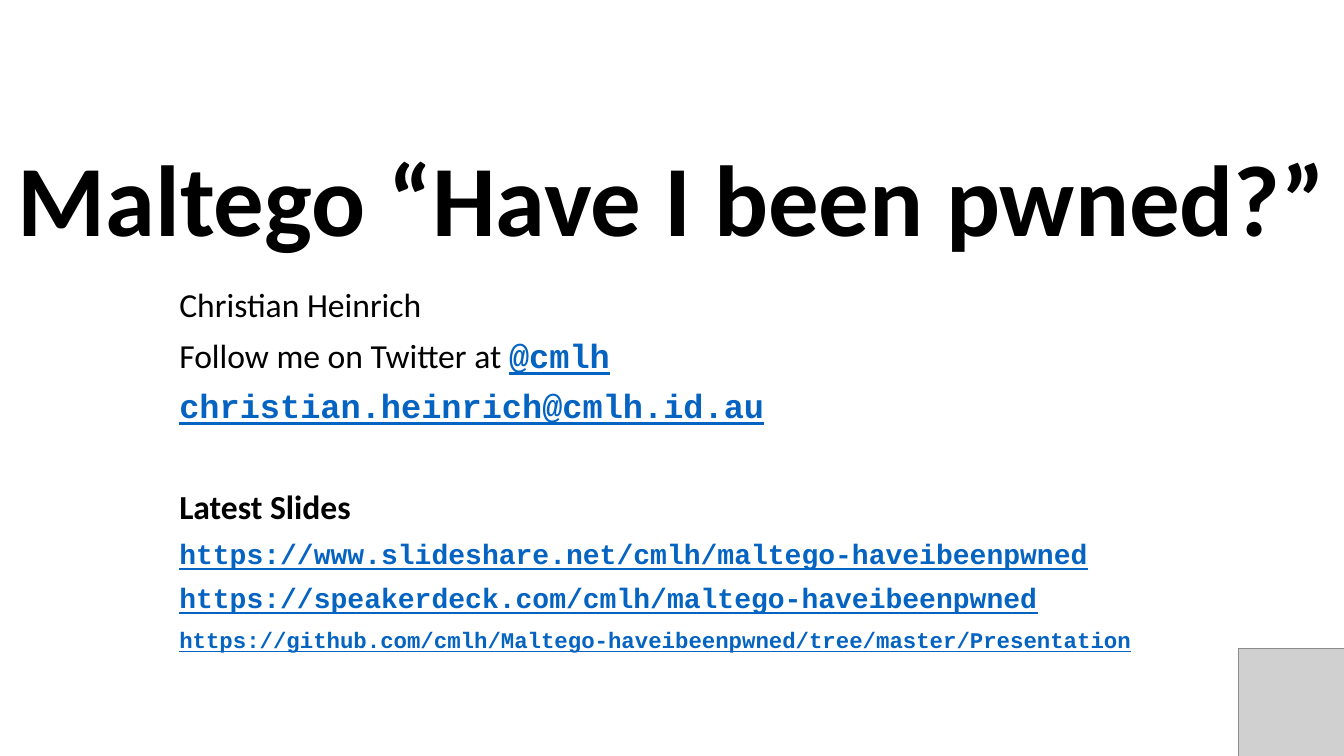
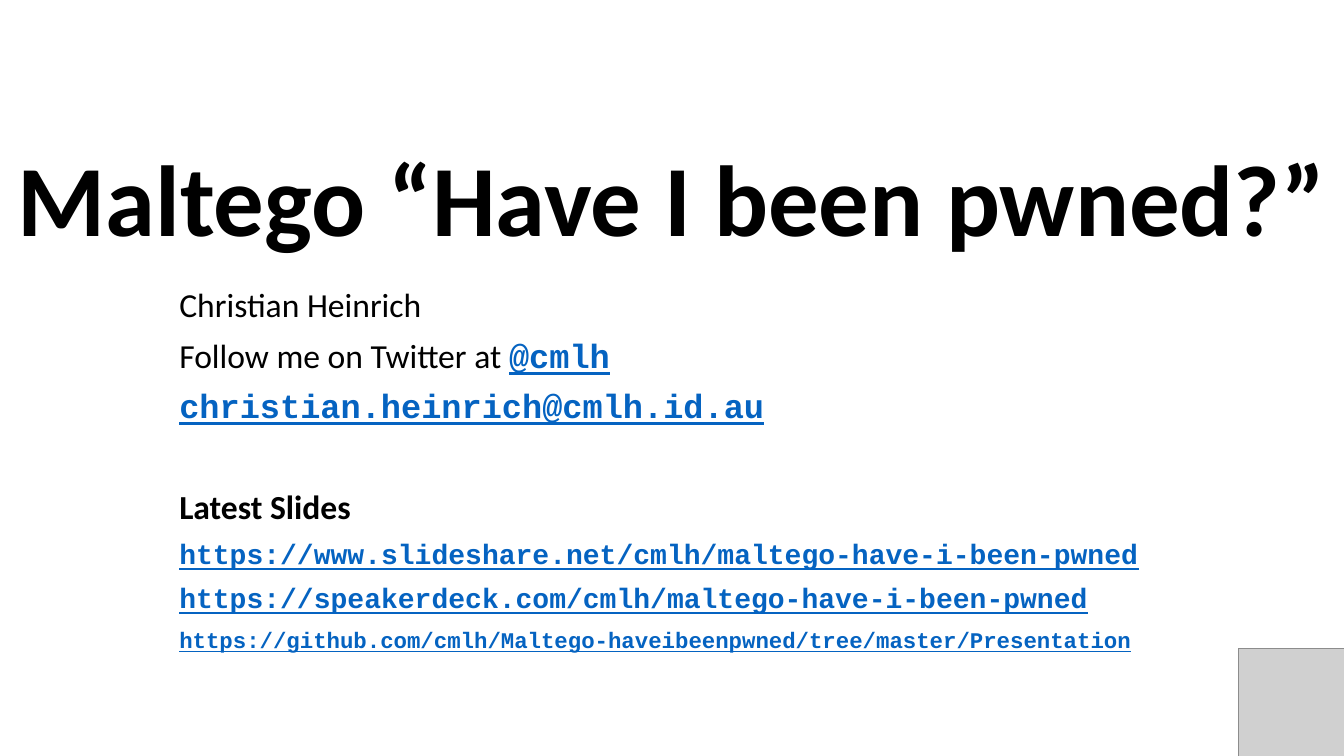
Before and after one commit to cmlh/Maltego-haveibeenpwned, a slide deck: slide 24 of Presentation/Maltego_haveibeenpwned-Presentation-Christian_Heinrich.pptx. Drawn at 1344x756 pixels with LibreOffice and Linux fonts; fonts in the diff are those of the drawing; grey boxes stand for pictures. Boxes give left, top, right and bottom in pixels: in the first picture for what was removed or moved away, otherwise in the second. Text is boxed around its words. In the diff, an @@ line names an element or a change of style, - is before the commit and + after.

```diff
--- a/Presentation/Maltego_haveibeenpwned-Presentation-Christian_Heinrich.pptx
+++ b/Presentation/Maltego_haveibeenpwned-Presentation-Christian_Heinrich.pptx
@@ subtitle at (179,544,1138,614): text changed @@
-https://www.slideshare.net/cmlh/maltego-haveibeenpwned
-https://speakerdeck.com/cmlh/maltego-haveibeenpwned
+https://www.slideshare.net/cmlh/maltego-have-i-been-pwned
+https://speakerdeck.com/cmlh/maltego-have-i-been-pwned
```
Also in this commit, not shown: 1 other slide changed, 2 other files.
